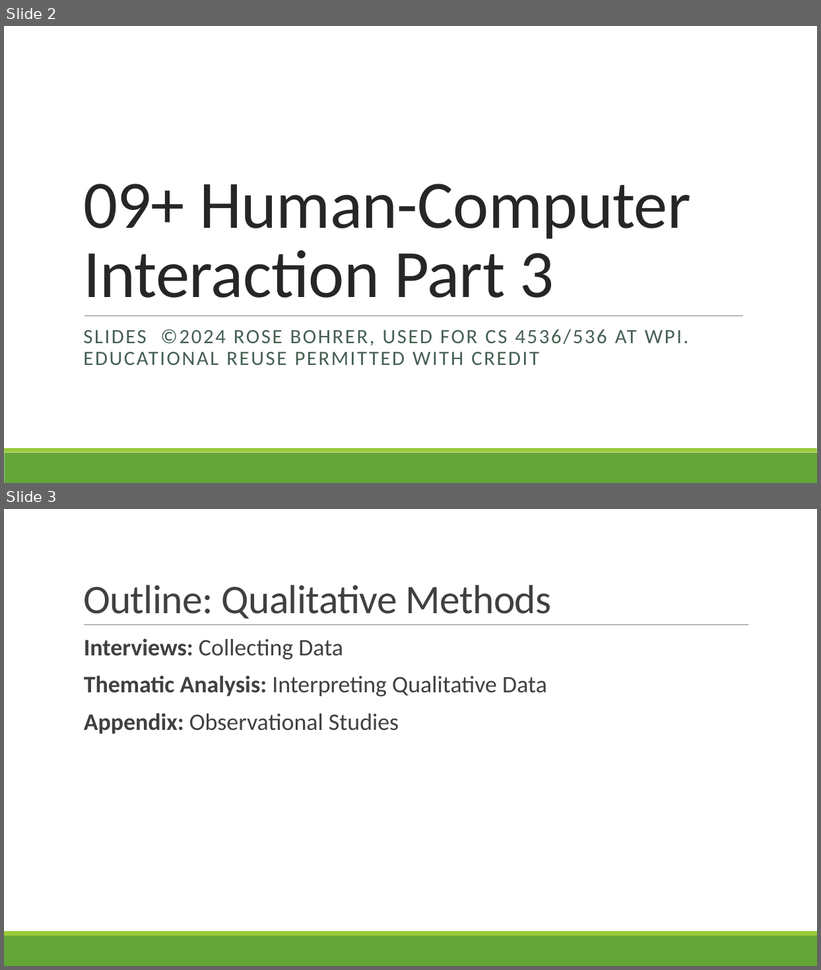
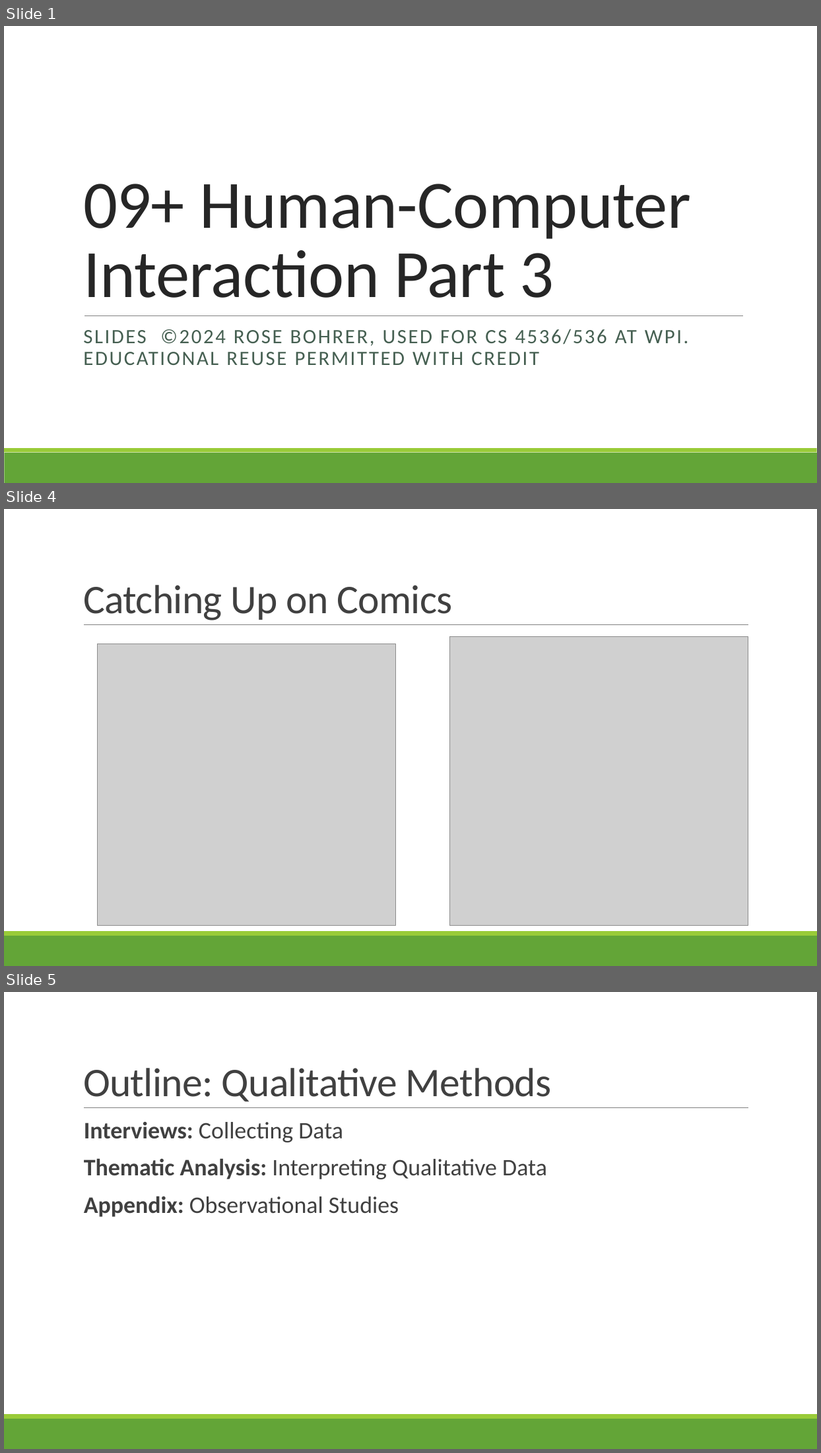
Before and after one commit to rbohrer/pl-course, a slide deck: LectureSlides/19Design3.pptx. Shown one above the other, each under a label of ours: slides 2 and 3 before the commit, slides 1, 4 and 5 after it; the slides between them are not shown. The pictures are 821x970 and 821x1453 pixels, drawn with LibreOffice and Linux fonts; fonts in the diff are those of the drawing; grey boxes stand for pictures. Boxes give left, top, right and bottom in pixels: in the first picture for what was removed or moved away, otherwise in the second. Text is boxed around its words. In the diff, an @@ line names an element or a change of style, - is before the commit and + after.

```diff
--- a/LectureSlides/19Design3.pptx
+++ b/LectureSlides/19Design3.pptx
@@ slide 4 added at bbox=[4, 509, 817, 966], background #FFFFFF; not listed: 3 template elements that a slide beside it also shows @@
@@ title added at bbox=[83, 585, 452, 621], 48 pt, text #404040 @@
+Catching Up on Comics
@@ picture added at bbox=[97, 644, 395, 925] @@
@@ picture added at bbox=[450, 637, 748, 926] @@
@@ what was slide 2 is now slide 1 @@
@@ what was slide 3 is now slide 5 @@
```
Also in this commit, not shown: 2 other slides added, 2 slides removed.
